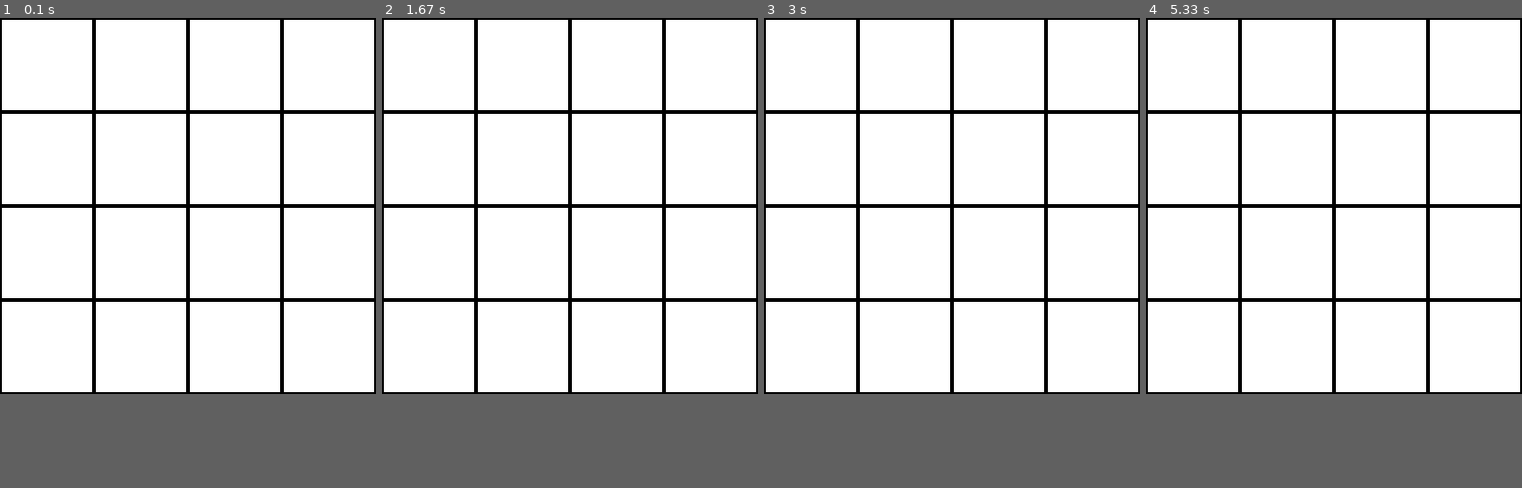
Above: before the commit, frames 1-4 (left to right).
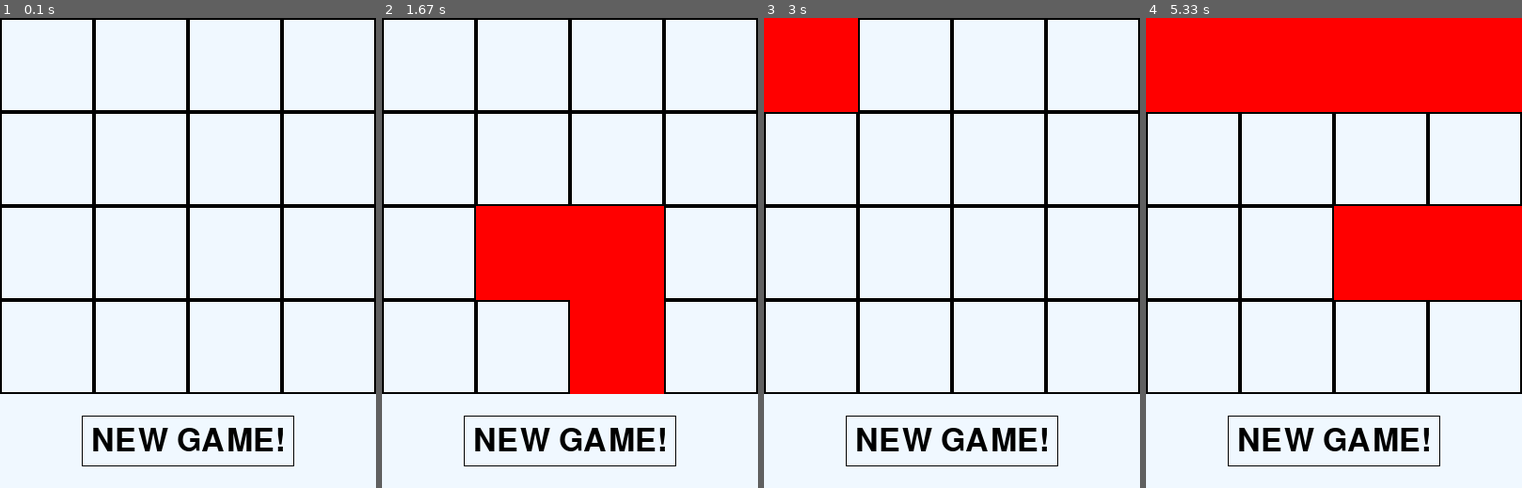
Above: after the commit, the same moments.

Repository: Good-piraT/pygame
Game: pygame game, started from main.py
Two runs of this game, one before a commit and one after it. Both use one fixed random seed, a clock stepped at 60 frames per second and the inputs below.
Inputs (mouse positions are in pixels of both pictures, inside the frame that each line leads up to):
- Up to frame 1 (0.1 s): no input
- Up to frame 2 (1.67 s): hold Right 0.33-0.8 s; click (554, 271) at 0.88 s; hold Up 1.17-1.47 s; hold Right from 1.5 s (still down)
- Up to frame 3 (3 s): release Right at 1.97 s; hold Left 2-2.53 s; click (952, 441) at 2.62 s, where only the run after the commit has a clickable "NEW GAME!"; hold Down from 2.9 s (still down)
- Up to frame 4 (5.33 s): release Down at 3.2 s; hold Left 3.23-3.63 s; hold Up 3.67-4.03 s; hold Right 4.07-4.7 s; hold Down 4.73-5.1 s; hold Left from 5.13 s (still down)
In our replay, the window is 400x400 before the commit and 400x500 after it. These sizes can differ from the game's own. Grey fills any space a smaller window leaves; there, only what the larger window draws over its background counts as a difference.

The runs differ from the first frame. In frame 1, 1.6% of the frame differs, in the area x 21-79%, y 84-96%; in frame 2, 17%; in frame 3, 6.6%; in frame 4, 32%, in the area x 0-100%, y 0-96%.

Commit message:
new game + ones

Diff:
--- a/main.py
+++ b/main.py
@@ -3,7 +3,7 @@
 import sys, os
 
 
-class Board: # класс, реализующий игровое поле
+class Board:  # класс, реализующий игровое поле
 
   def __init__(self, width, height):
     self.width = width
@@ -13,21 +13,33 @@
     self.top = 10
     self.cell_size = 30
 
-  def set_view(self, left, top, cell_size): #изменение расположение правого верхнего угла и размера клеток
+  def set_view(
+      self, left, top, cell_size
+  ):  #изменение расположение правого верхнего угла и размера клеток
     self.left = left
     self.top = top
     self.cell_size = cell_size
 
-  def render(self, screen, color='black'): #
+  def render(self, screen, color='black'):  #рендер
     for x in range(self.width):
       for y in range(self.height):
         elem = self.board[y][x]
-        pygame.draw.rect(screen, color,
-                         (self.left + self.cell_size * x, self.top +
-                          self.cell_size * y, self.cell_size, self.cell_size),
-                         2)
+        if elem == 0:
+          pygame.draw.rect(
+              screen, 'black',
+              (self.left + self.cell_size * x, self.top + self.cell_size * y,
+               self.cell_size, self.cell_size), 2)
+        else:
+          if elem == 1:
+            color = 'red'
+          elif elem == 2:
+            color = 'orange'
+          pygame.draw.rect(
+              screen, color,
+              (self.left + self.cell_size * x, self.top + self.cell_size * y,
+               self.cell_size, self.cell_size))
 
-  def get_cell(self, mouse_pos): #дает координаты клетки при клике мышкой
+  def get_cell(self, mouse_pos):  #дает координаты клетки при клике мышкой
     mx = mouse_pos[0]
     my = mouse_pos[1]
     rx, ry = (self.left, self.top)
@@ -42,41 +54,79 @@
       cell_row = inner_my // self.cell_size
       return cell_row, cell_column
 
-  def on_click(self, cell_coords): #пишет координаты клеток в консоль
-    print(cell_coords)
+  def get_button(self, mouse_pos):
+    mouse_x = mouse_pos[0]
+    mouse_y = mouse_pos[1]
+    if mouse_x >= 87 and mouse_x <= 87 + 226 and mouse_y >= 423 and mouse_y <= 54 + 423:
+      return True
+    else:
+      return False
 
-  def get_click(self, mouse_pos): #связующий между get_cell и on_click
+  def button_act(self):
+    print("I'M BUTTON")
+    self.board = [[0] * self.width for _ in range(self.height)]
+
+  def on_click(self, cell_coords):  #пишет координаты клеток в консоль
+    print('board cell', cell_coords)
+
+  def get_click(self, mouse_pos):  #связующий между get_cell и on_click
+    is_button = self.get_button(mouse_pos)
     cell = self.get_cell(mouse_pos)
     self.on_click(cell)
+    if is_button:
+      self.button_act()
 
-  def move(self, direction): #делает ход, двигая клетки в указанном направлении
-    pass
+  def move(self,
+           direction):  #делает ход, двигая клетки в указанном направлении
+    if direction == 'right':
+      for row in range(4):
+        pass
+    self.ones()
 
-  def ones(self): #добавляет еще одну единицу на доску в путом месте
+  def ones(self):  #добавляет еще одну единицу на доску в путом месте
+    br = False
     for row in range(4):
       x = randint(0, 1)
       if 0 in self.board[row] and x == 1:
         for elem in range(4):
-          num_zeros, index = zero_count(self.board[row])
-          q = randint(1, num_zeros)
-          print(row, index, num_zeros, q)
-          self.board[row][index[num_zeros]] = 1
+          num_zeros, index = zero_count(
+              self.board[row])  #количество нулей, тх индексы
+          q = randint(0, num_zeros - 1)
+          print('ноль оказалась q-тым', q, end=' ')
+          print('ряд', row, 'из индексов', index, 'из своих собратьев',
+                num_zeros)
+          self.board[row][index[q]] = 1
+          br = True
+          break
+        if br == True:
           break
 
 
-def zero_count(mass): #подсчет нулей в массиве
-  count = -1
+pygame.init()
+surf = pygame.display.set_mode((400, 500))
+pygame.display.set_caption('1024')
+
+
+def zero_count(mass):  #подсчет нулей в массиве
+  count = 0
   index = []
   for i in range(len(mass)):
     if mass[i] == 0:
       count += 1
       index.append(i)
-  return count, index #возвращает количество нулей и их индексы
+  return count, index  #возвращает количество нулей и их индексы
 
 
-pygame.init()
-surf = pygame.display.set_mode((400, 400))
-pygame.display.set_caption('1024')
+def draw_button(screen):
+  font = pygame.font.Font(None, 50)
+  text = font.render("NEW GAME!", True, 'black')
+  text_x = 200 - text.get_width() // 2
+  text_y = 450 - text.get_height() // 2
+  text_w = text.get_width()
+  text_h = text.get_height()
+  screen.blit(text, (text_x, text_y))
+  pygame.draw.rect(screen, 'black',
+                   (text_x - 10, text_y - 10, text_w + 20, text_h + 20), 1)
 
 
 def load_image(name, colorkey=None):
@@ -92,14 +142,8 @@
 pygame.display.set_icon(icon)
 board = Board(4, 4)
 board.set_view(0, 0, 100)
+b_color = pygame.Color(240, 248, 255)
 running = True
-all_sprites = pygame.sprite.Group()
-sprite = pygame.sprite.Sprite()
-sprite.image = load_image("1.png")
-sprite.rect = sprite.image.get_rect()
-sprite.rect.x = 5
-sprite.rect.y = 20
-all_sprites.add(sprite)
 while running:
   for event in pygame.event.get():
     if event.type == pygame.QUIT:
@@ -110,15 +154,19 @@
       if event.key == pygame.K_ESCAPE:
         running = False
       elif event.key == pygame.K_UP:
+        print('up')
         board.move('up')
       elif event.key == pygame.K_DOWN:
+        print('down')
         board.move('down')
       elif event.key == pygame.K_RIGHT:
+        print('right')
         board.move('right')
       elif event.key == pygame.K_LEFT:
+        print('left')
         board.move('left')
-
-  surf.fill('white')
+  surf.fill(b_color)
+  draw_button(surf)
   board.render(surf)
   pygame.display.update()
 pygame.quit()
